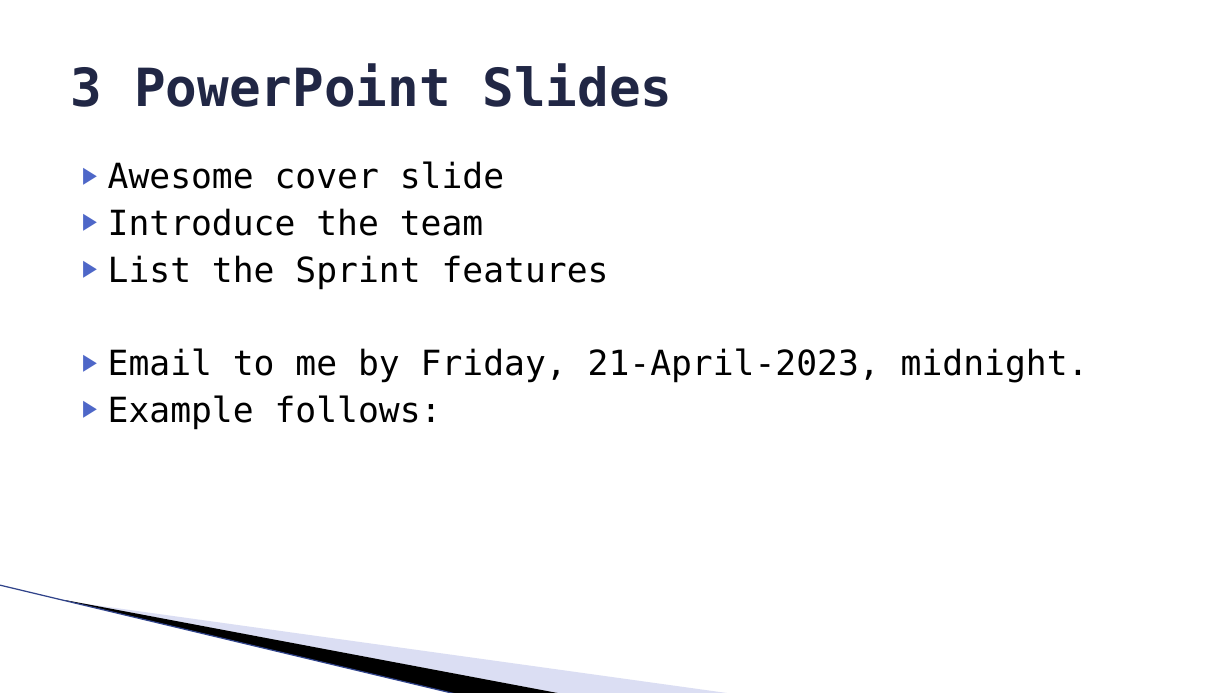
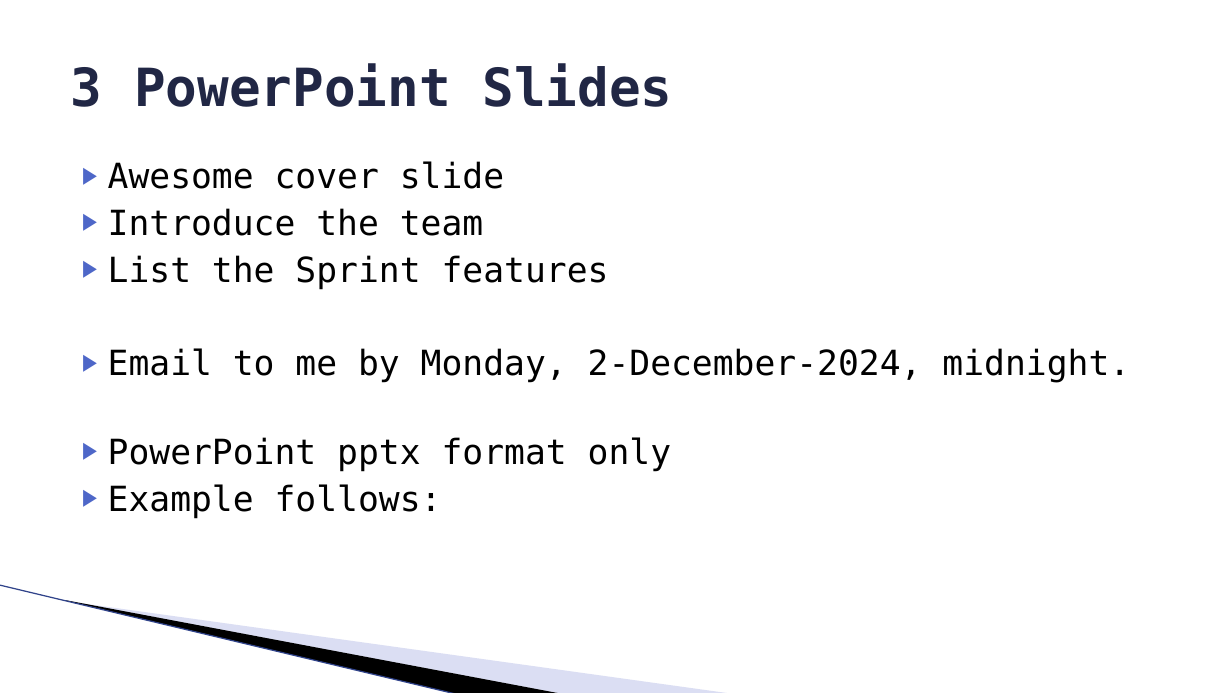
Before and after one commit to ProfessorKirby/cse3902web, a slide deck: slide 3 of Slides/Demo_Prep.pptx. Drawn at 1232x693 pixels with LibreOffice and Linux fonts; fonts in the diff are those of the drawing; background and template pictures are left out. Boxes give left, top, right and bottom in pixels: in the first picture for what was removed or moved away, otherwise in the second. Text is boxed around its words. In the diff, an @@ line names an element or a change of style, - is before the commit and + after.

```diff
--- a/Slides/Demo_Prep.pptx
+++ b/Slides/Demo_Prep.pptx
@@ text at bbox=[108, 348, 1130, 471]: text changed @@
-▶ Email to me by Friday, 21-April-2023, midnight.
+▶ Email to me by Monday, 2-December-2024, midnight.
+▶ PowerPoint pptx format only
```
Also in this commit, not shown: 2 other slides changed, 1 slide added, 1 other file.
